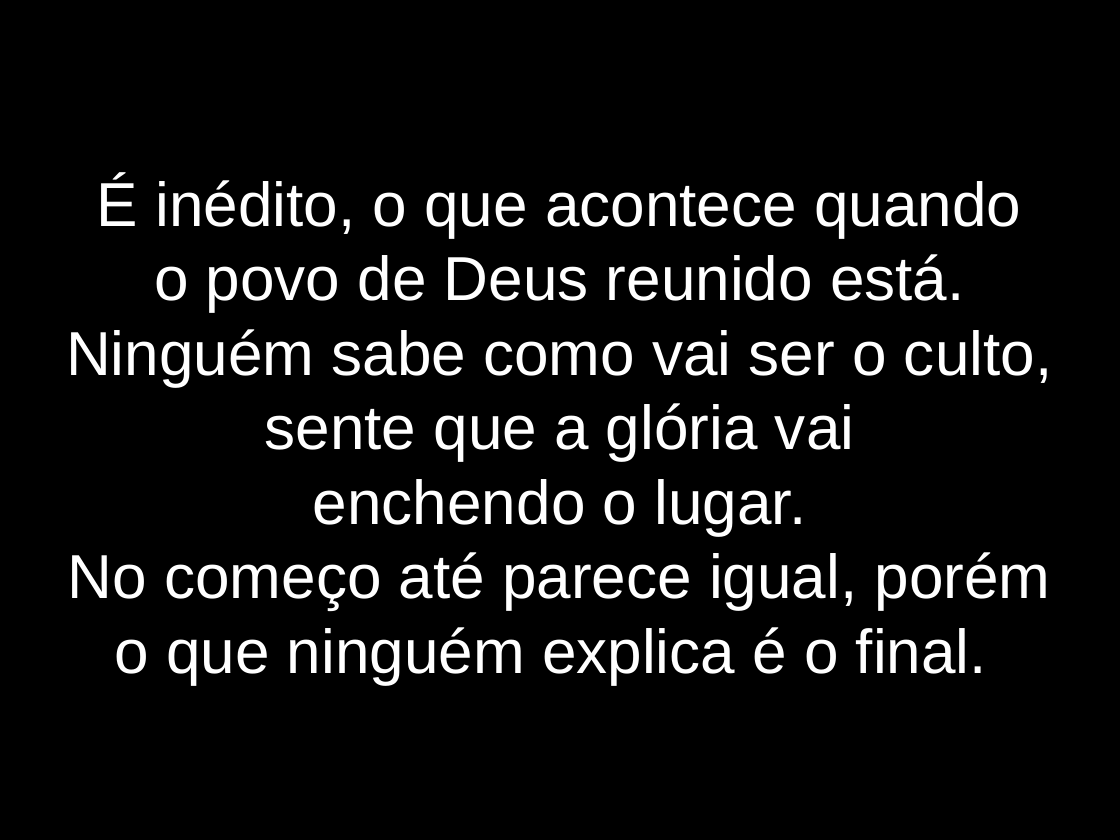
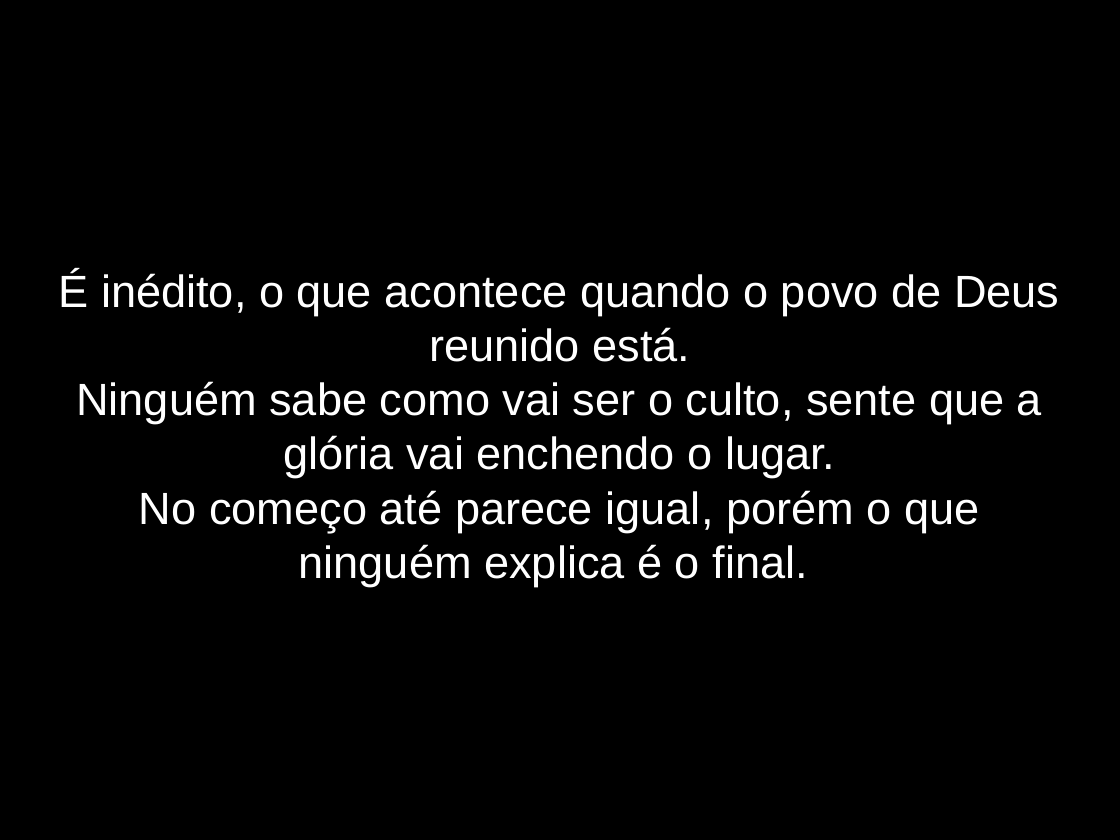
Before and after one commit to lazaroness/ChurchFiles, a slide deck: slide 3 of Elshaday/LetrasApresentacao/EInedito.odp. Drawn at 1120x840 pixels with LibreOffice and Linux fonts; fonts in the diff are those of the drawing. Boxes give left, top, right and bottom in pixels: in the first picture for what was removed or moved away, otherwise in the second. Text is boxed around its words. In the diff, an @@ line names an element or a change of style, - is before the commit and + after.

```diff
--- a/Elshaday/LetrasApresentacao/EInedito.odp
+++ b/Elshaday/LetrasApresentacao/EInedito.odp
@@ subtitle at [58,271,1059,478]: text changed; size 44 to 32 pt @@
-É inédito, o que acontece quando
-o povo de Deus reunido está.
-Ninguém sabe como vai ser o culto, sente que a glória vai
-enchendo o lugar.
+É inédito, o que acontece quando o povo de Deus reunido está.
+Ninguém sabe como vai ser o culto, sente que a glória vai enchendo o lugar.
@@ subtitle at [139,490,979,586]: size 44 to 32 pt in "No começo até parece igual, porém o ..." @@
```
Also in this commit, not shown: 10 other slides changed, 1 slide added, 15 other files.
